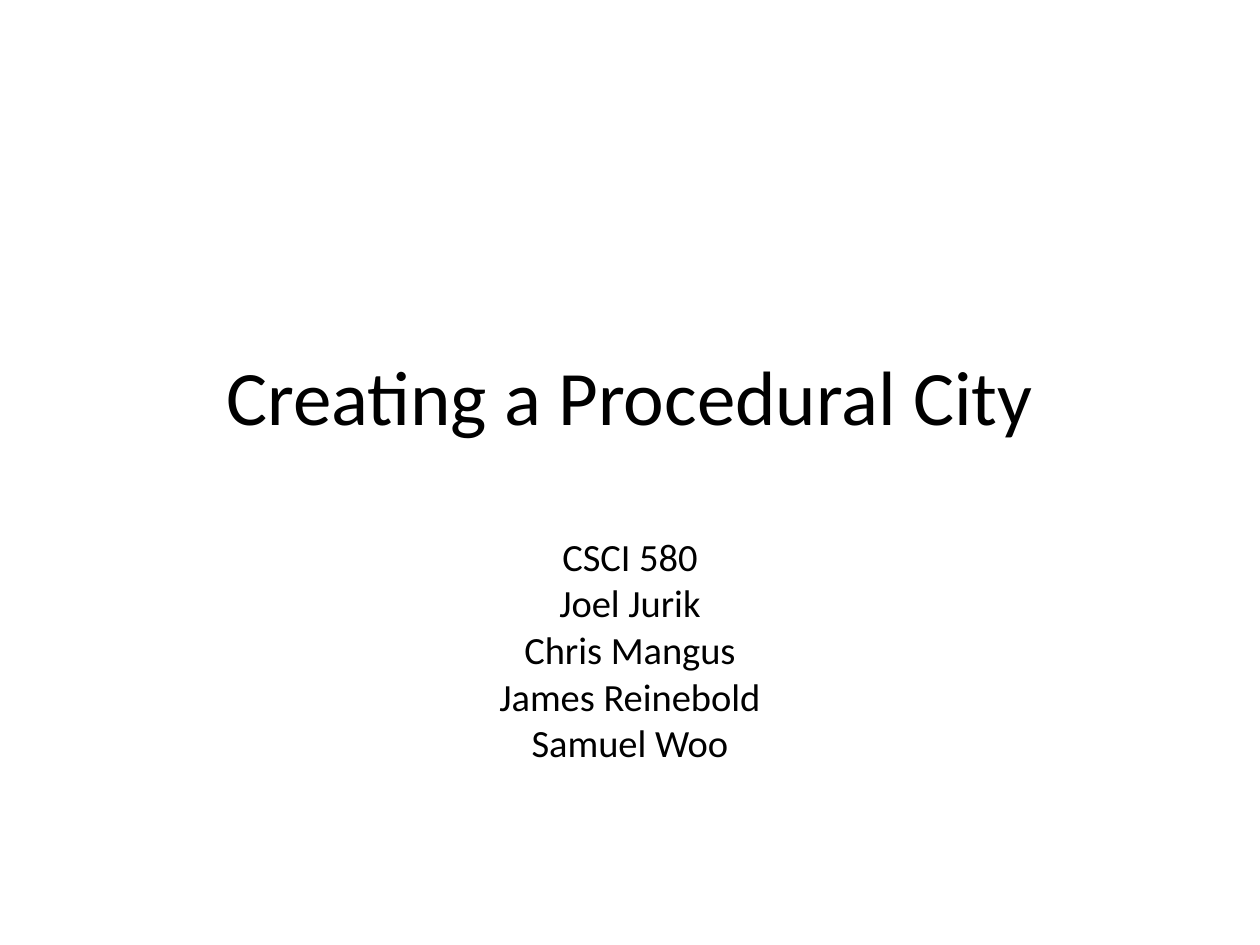
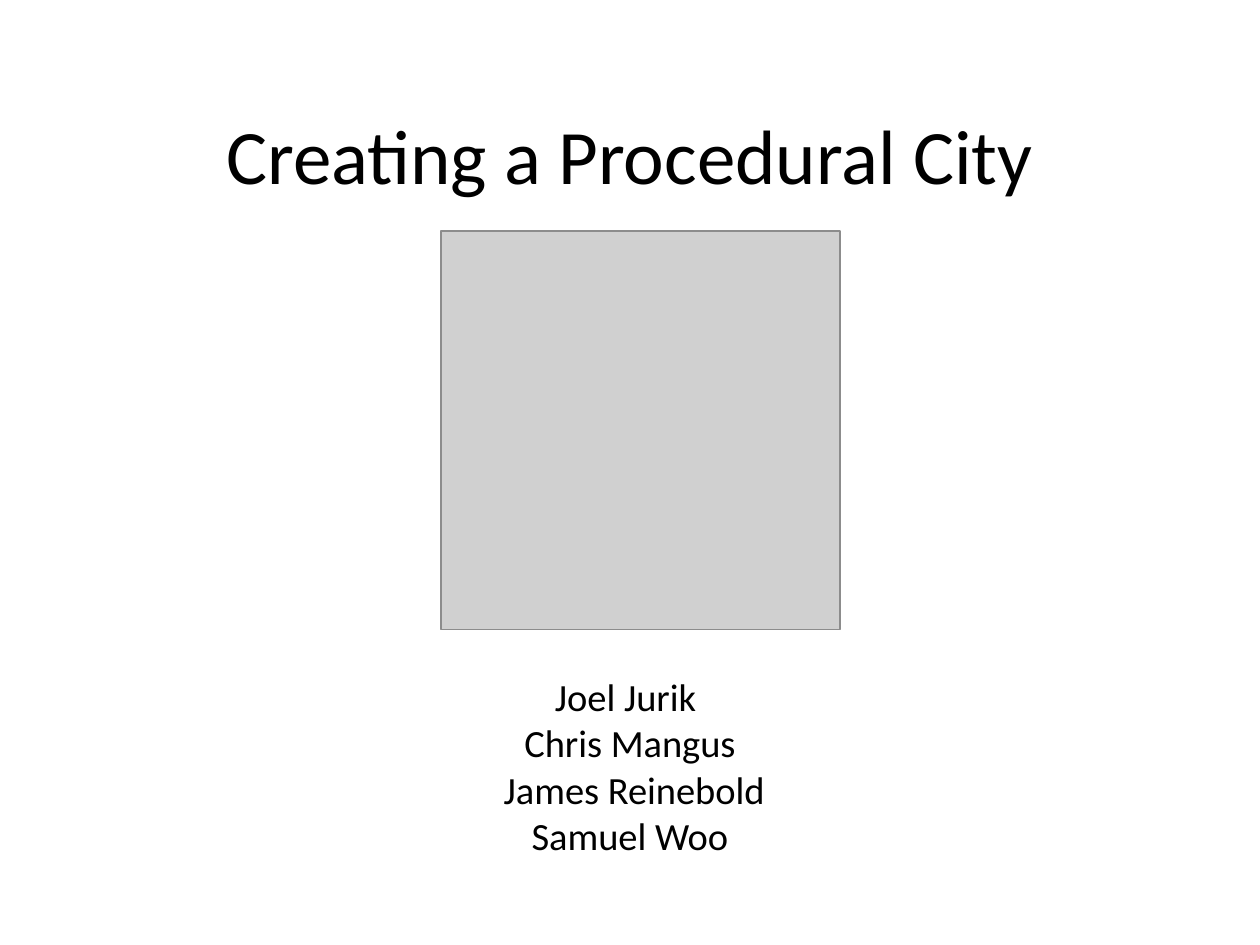
Before and after one commit to reinebold/cs580CMS, a slide deck: slide 1 of Documents/Creating a Procedural City.ppt. Drawn at 1260x945 pixels with LibreOffice and Linux fonts; fonts in the diff are those of the drawing; grey boxes stand for pictures. Boxes give left, top, right and bottom in pixels: in the first picture for what was removed or moved away, otherwise in the second. Text is boxed around its words. In the diff, an @@ line names an element or a change of style, - is before the commit and + after.

```diff
--- a/Documents/Creating a Procedural City.ppt
+++ b/Documents/Creating a Procedural City.ppt
@@ title "Creating a Procedural City": place and size @@
-title "Creating a Procedural City" at box(226, 371, 1032, 439)
+title "Creating a Procedural City" at box(226, 130, 1032, 198)
@@ picture added at box(441, 231, 840, 629) @@
@@ subtitle at box(562, 544, 697, 572): paragraph removed @@
-CSCI 580
@@ subtitle "Joel Jurik": place and size @@
-subtitle "Joel Jurik" at box(499, 544, 761, 758)
+subtitle "Joel Jurik" at box(504, 684, 765, 851)
```
Also in this commit, not shown: 8 other slides changed, 5 slides added, 4 slides removed, 1 other file.
